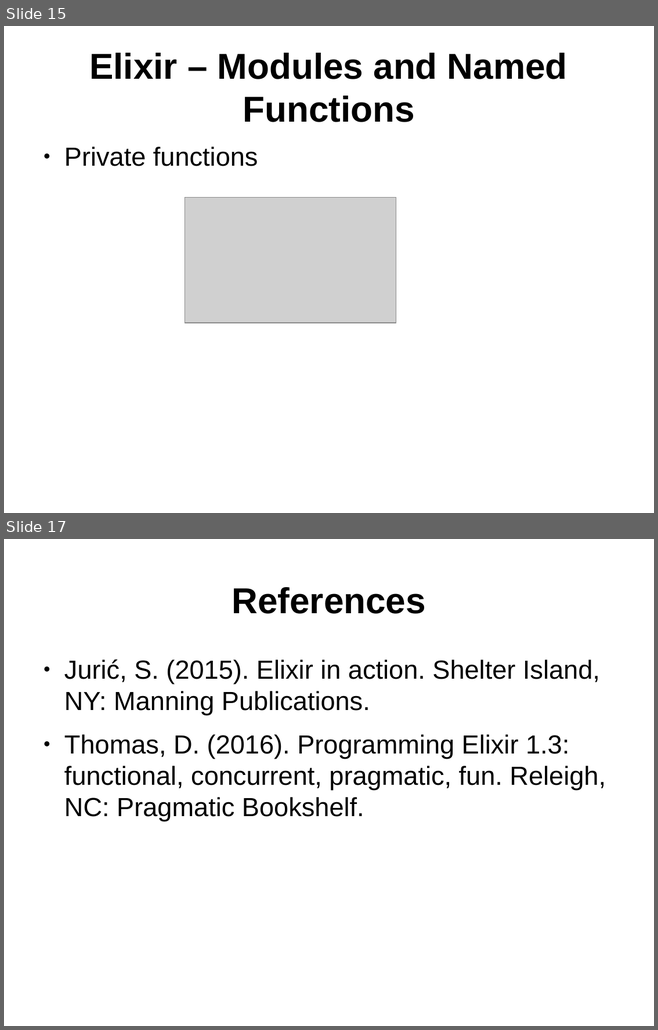
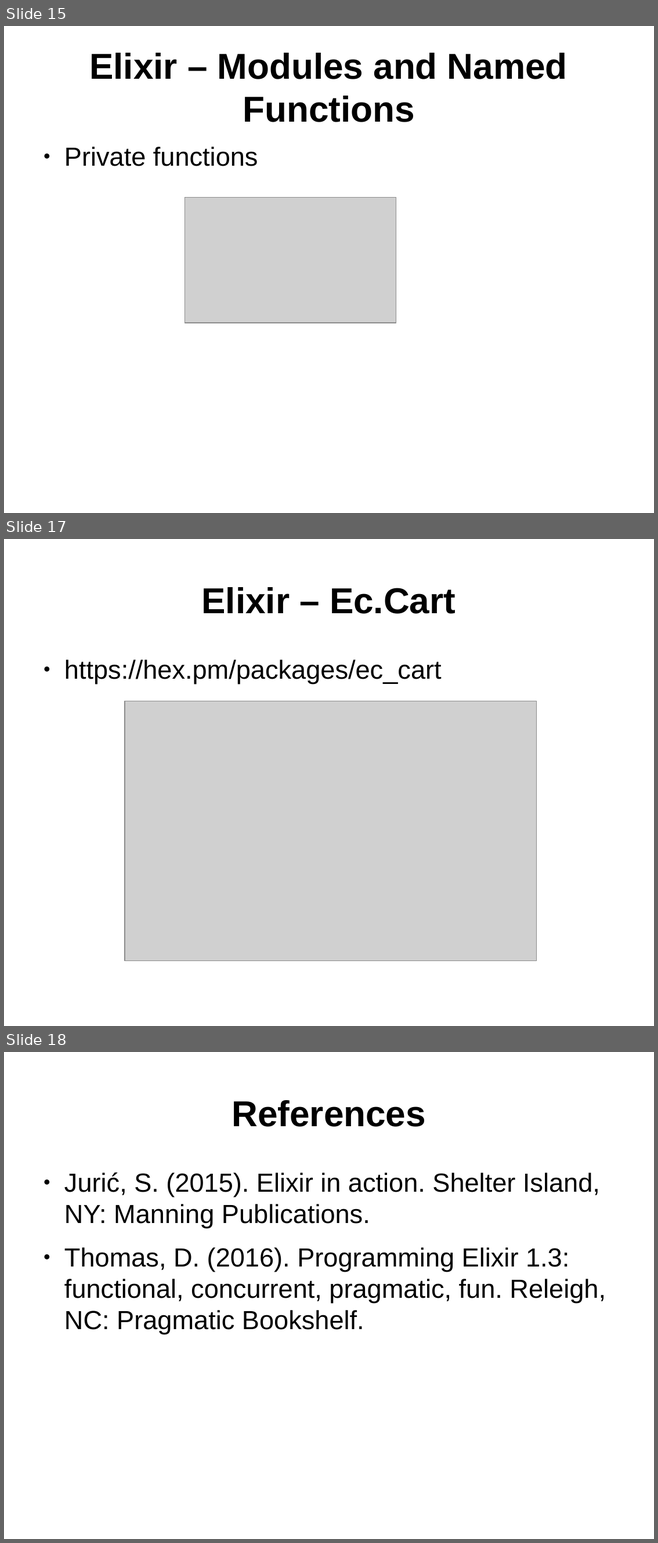
Before and after one commit to ramortegui/talks, a slide deck: elixir-basics-2.odp. Shown one above the other, each under a label of ours: slides 15 and 17 before the commit, slides 15, 17 and 18 after it; the slides between them are not shown. The pictures are 658x1030 and 658x1543 pixels, drawn with LibreOffice and Linux fonts; fonts in the diff are those of the drawing; grey boxes stand for pictures. Boxes give left, top, right and bottom in pixels: in the first picture for what was removed or moved away, otherwise in the second. Text is boxed around its words. In the diff, an @@ line names an element or a change of style, - is before the commit and + after.

Commit message:
Add ec_cart sample case.

```diff
--- a/elixir-basics-2.odp
+++ b/elixir-basics-2.odp
@@ slide 17 added at (4,539,654,1026), background #FFFFFF @@
@@ title added at (202,587,455,614), 44 pt, text #000000, bold @@
+Elixir – Ec.Cart
@@ text added at (64,660,441,684), 32 pt, text #000000 @@
+● https://hex.pm/packages/ec_cart
@@ picture added at (125,702,536,962) @@
@@ what was slide 17 is now slide 18 @@
```
Also in this commit, not shown: 1 slide changed.
